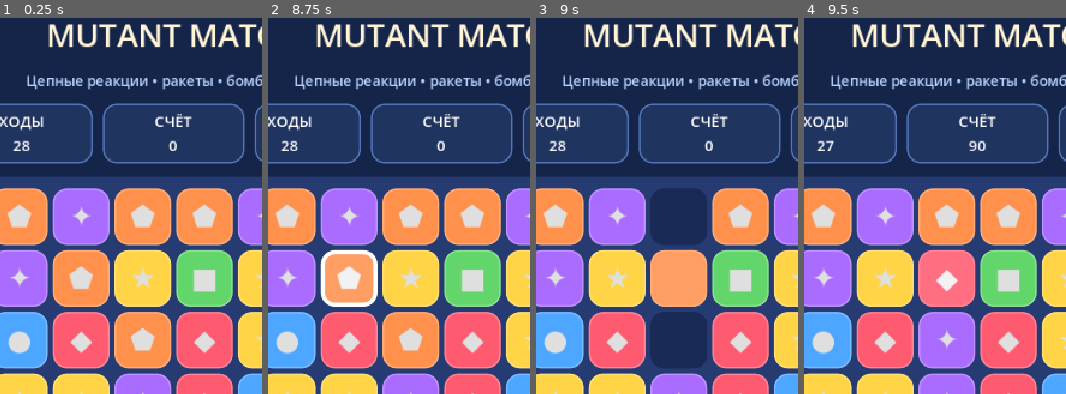
Above: before the commit, frames 1-4 (left to right).
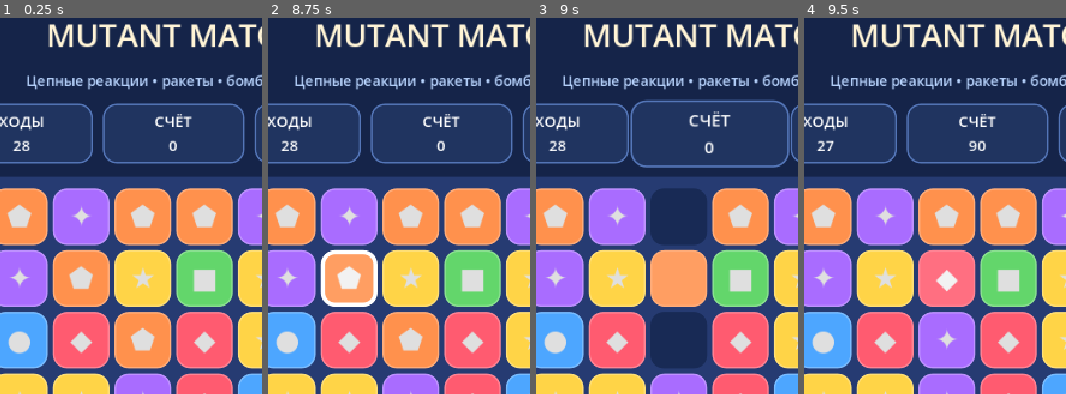
Above: after the commit, the same moments.

Repository: ksotik22/Mutant-Match
Game: Godot game, scene res://main.tscn
The game is run twice, just before and just after one commit, with the same random seed, the same clock (stepped at 60 frames per second) and the same inputs.
Inputs:
- Up to frame 1 (0.25 s): no input
- Up to frame 2 (8.75 s): click "◆" at 0.5 s; click "⬟" at 1.25 s; click "✦" at 2 s; click "⬟" at 2.75 s; click "⬟" at 3.5 s; click "✦" at 4.25 s; click "⬟" at 5 s; click "■" at 5.75 s; click "■" at 6.5 s; click "✦" at 7.25 s; click "⬟" at 8 s
- Up to frame 3 (9 s): click "★" at 8.75 s
- Up to frame 4 (9.5 s): no input
The pictures show only the part of the screen within x 17-67%, y 0-50%; the shares and areas given below are measured in that part.

Frames 1-2 are identical in both runs. In frame 3, 2.5% of the frame differs, in the area x 35-97%, y 21-40%; in frame 4, nothing differs.

Commit message:
Enable global game juice effects

Diff:
--- a/project.godot
+++ b/project.godot
@@ -6,6 +6,9 @@
 run/main_scene="res://main.tscn"
 config/features=PackedStringArray("4.7", "Forward Plus")
 config/icon="res://icon.svg"
+
+[autoload]
+Juice="*res://scripts/juice.gd"
 
 [display]
 window/size/viewport_width=720
